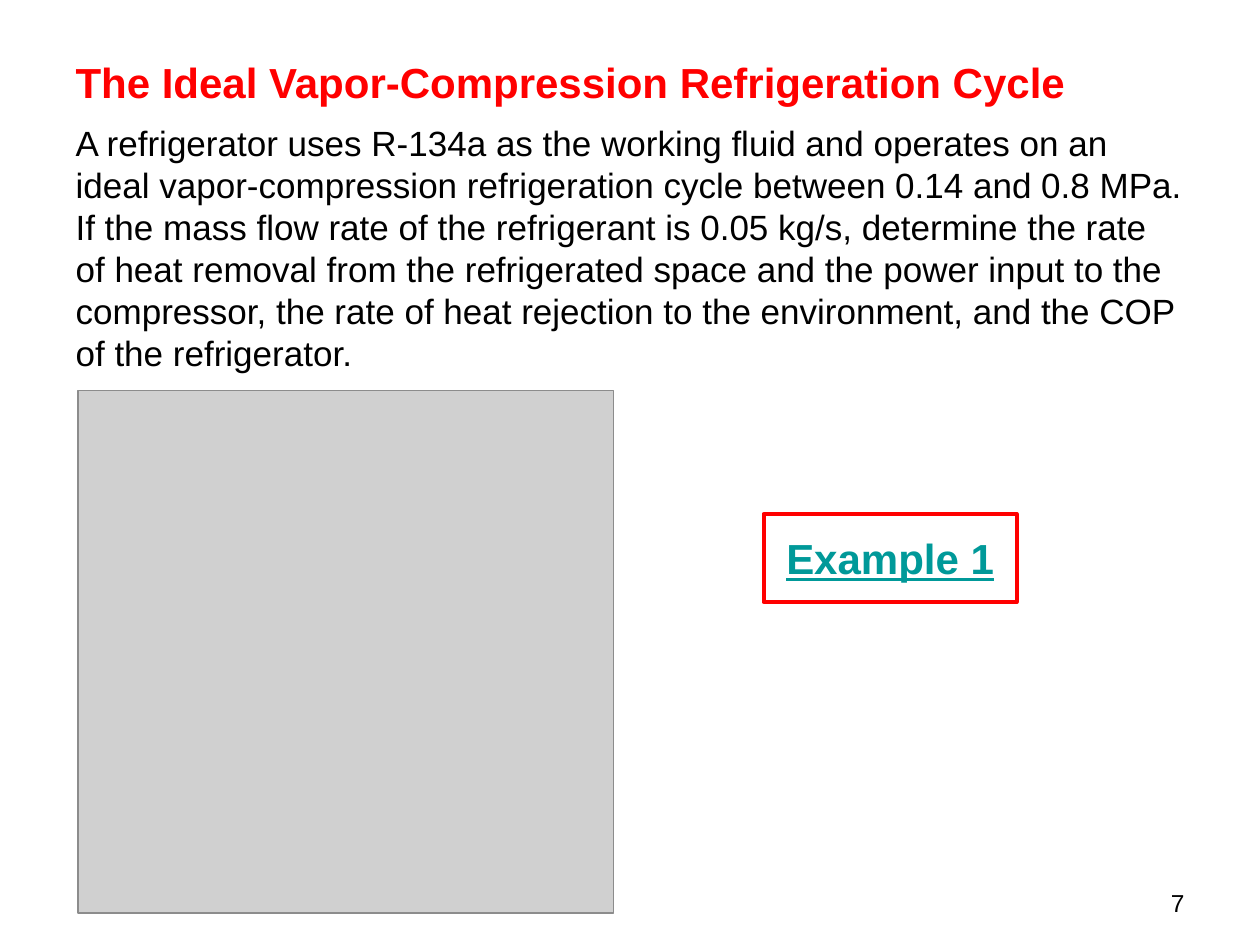
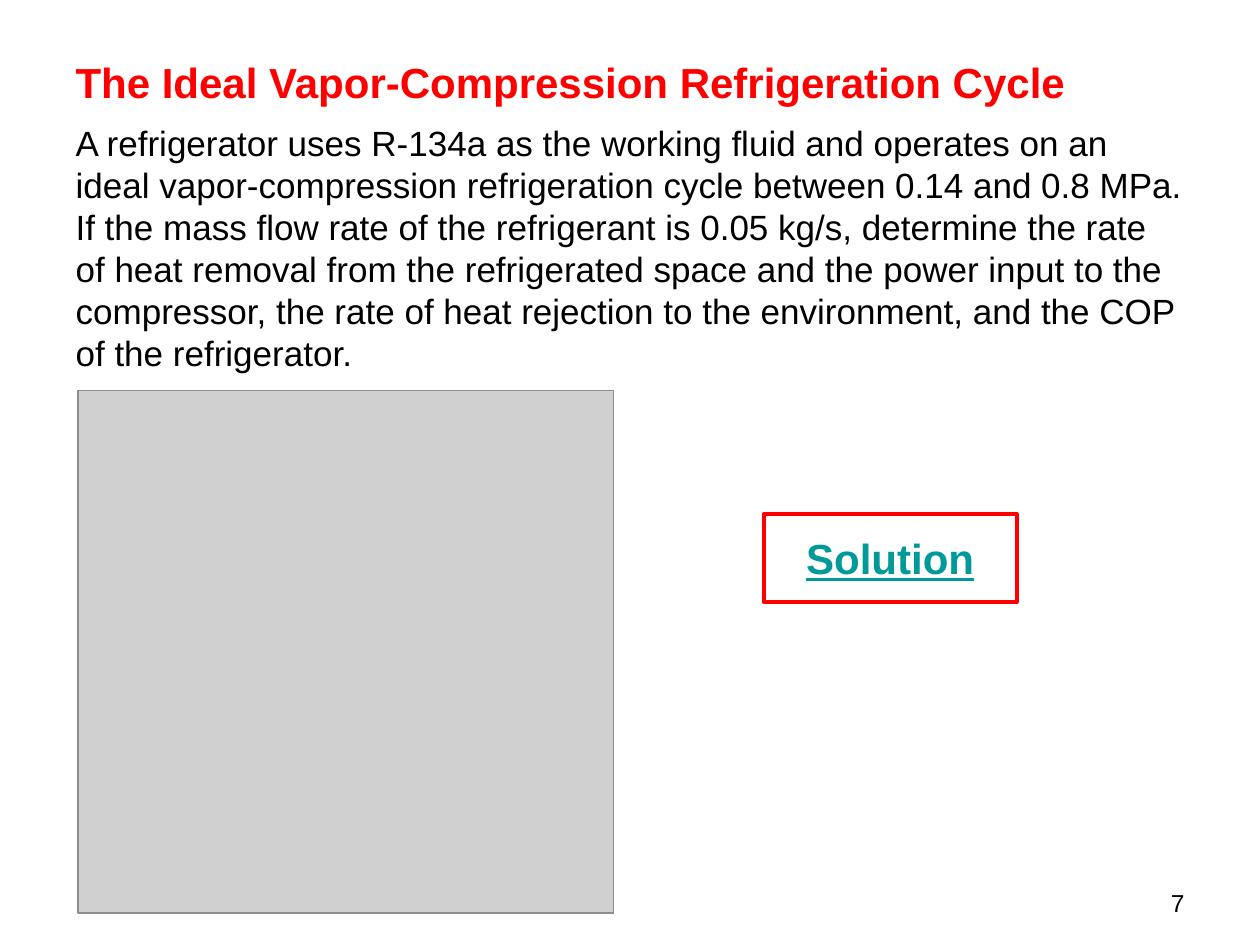
Before and after one commit to longapalooza/ENGR222, a slide deck: slide 7 of 19.Vapor-Compression Cycles.pptx. Drawn at 1260x945 pixels with LibreOffice and Linux fonts; fonts in the diff are those of the drawing; grey boxes stand for pictures. Boxes give left, top, right and bottom in pixels: in the first picture for what was removed or moved away, otherwise in the second. Text is boxed around its words. In the diff, an @@ line names an element or a change of style, - is before the commit and + after.

```diff
--- a/19.Vapor-Compression Cycles.pptx
+++ b/19.Vapor-Compression Cycles.pptx
@@ text in rectangle at [806, 543, 974, 581]: text changed @@
-Example 1
+Solution
```
Also in this commit, not shown: 1 other slide changed.
